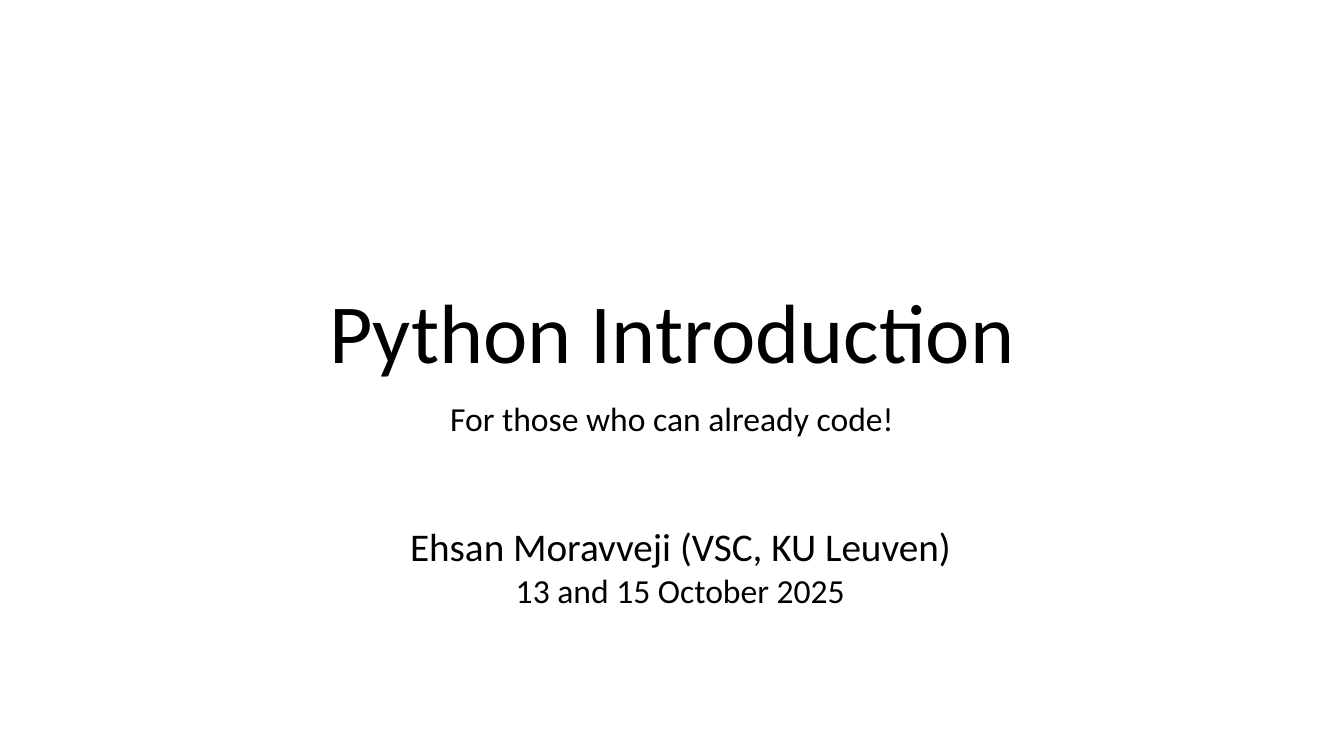
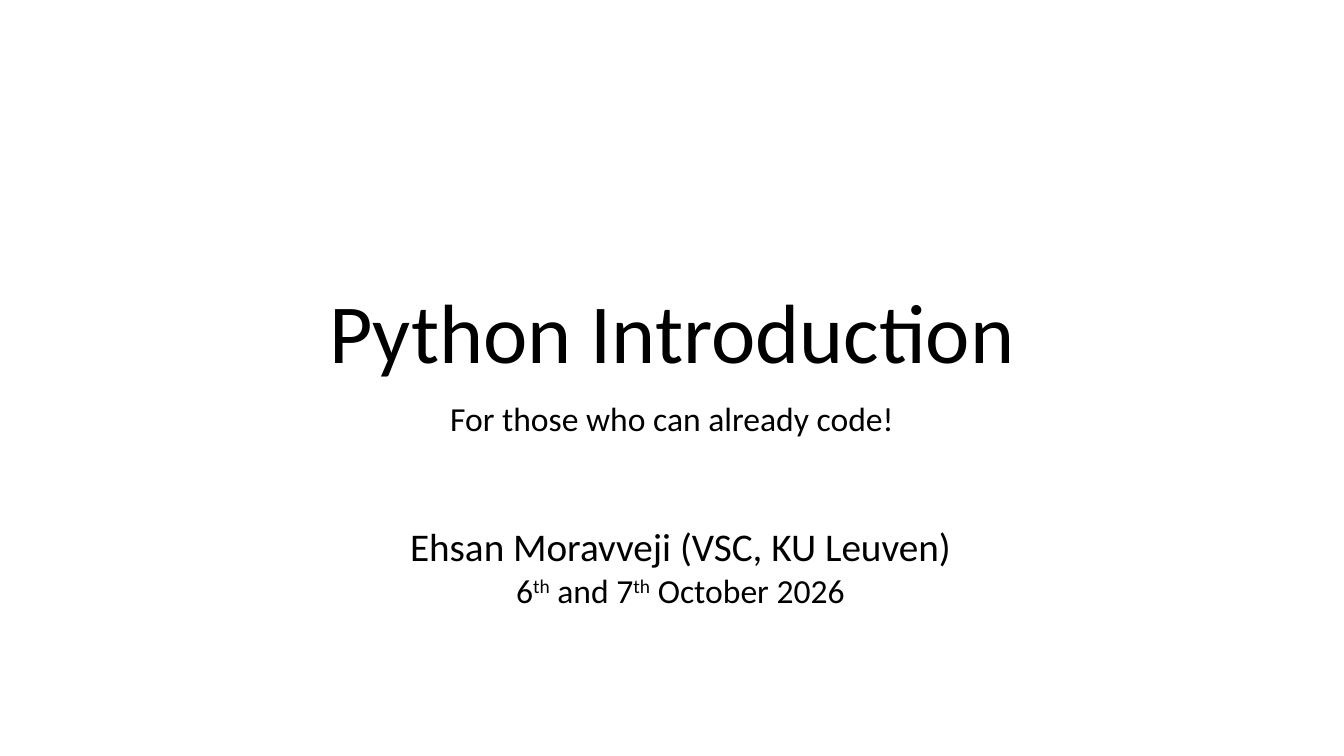
Before and after one commit to moravveji/python_intro_training, a slide deck: slide 1 of slides-pptx/01-Python_intro_overview.pptx. Drawn at 1344x756 pixels with LibreOffice and Linux fonts; fonts in the diff are those of the drawing. Boxes give left, top, right and bottom in pixels: in the first picture for what was removed or moved away, otherwise in the second. Text is boxed around its words. In the diff, an @@ line names an element or a change of style, - is before the commit and + after.

```diff
--- a/slides-pptx/01-Python_intro_overview.pptx
+++ b/slides-pptx/01-Python_intro_overview.pptx
@@ text at (x1=410, y1=532, x2=951, y2=604): text changed @@
-Ehsan Moravveji (VSC, KU Leuven)
-13 and 15 October 2025
+Ehsan Moravveji (VSC, KU Leuven)
+6th and 7th October 2026
```
Also in this commit, not shown: 12 other slides changed, 1 slide added, 14 other files.
